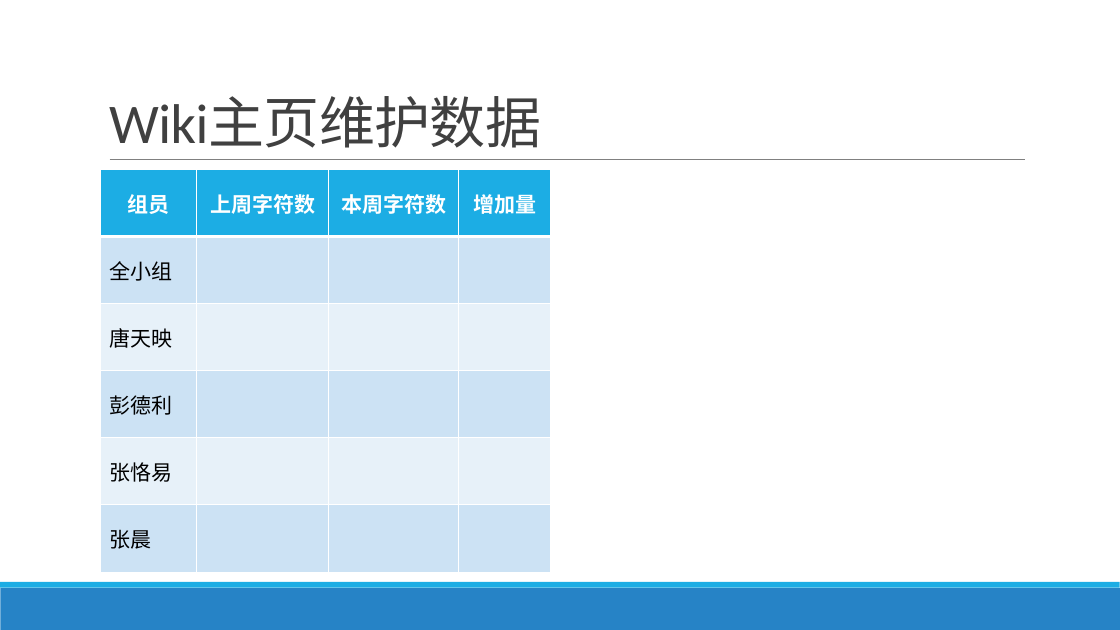
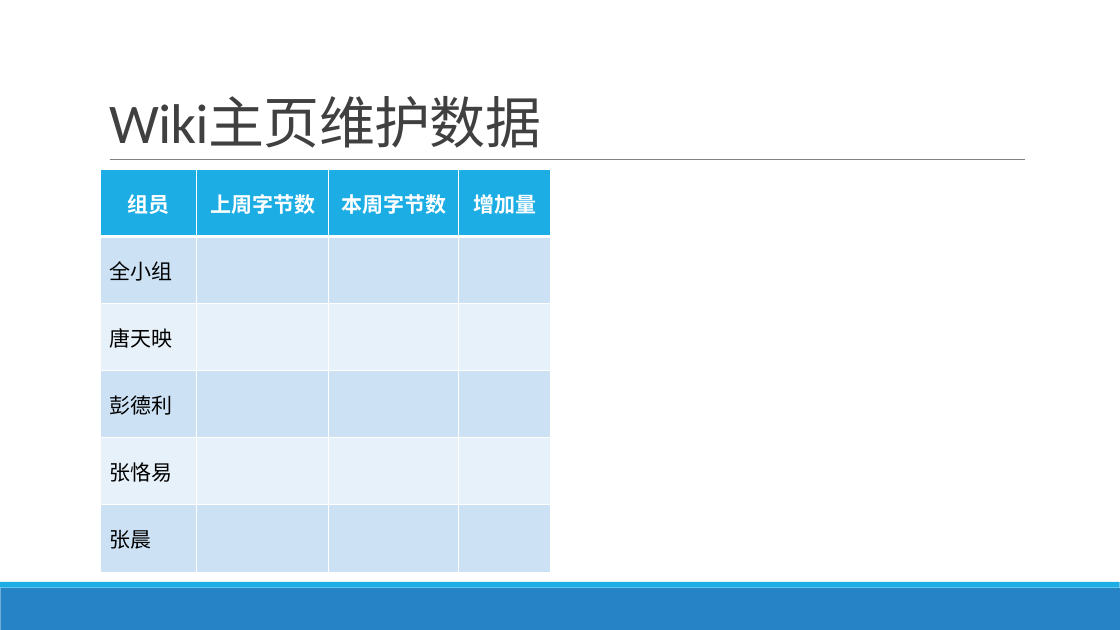
Before and after one commit to jisuansiwei2017/SDCT-2017-Fall, a slide deck: slide 4 of weekly_report/group3/week4.pptx. Drawn at 1120x630 pixels with LibreOffice and Linux fonts; fonts in the diff are those of the drawing. Boxes give left, top, right and bottom in pixels: in the first picture for what was removed or moved away, otherwise in the second. Text is boxed around its words. In the diff, an @@ line names an element or a change of style, - is before the commit and + after.

Commit message:
group3/week4 2.0

```diff
--- a/weekly_report/group3/week4.pptx
+++ b/weekly_report/group3/week4.pptx
@@ table at (101, 170, 550, 572) @@
-row 1, column 2: 上周字符数
+row 1, column 2: 上周字节数
-row 1, column 3: 本周字符数
+row 1, column 3: 本周字节数
```
Also in this commit, not shown: 2 other slides changed, 5 slides added.
